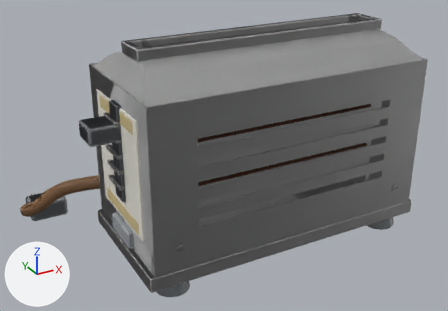
The Blender file art/blender/household_toasters.blend: old version first, new version second.
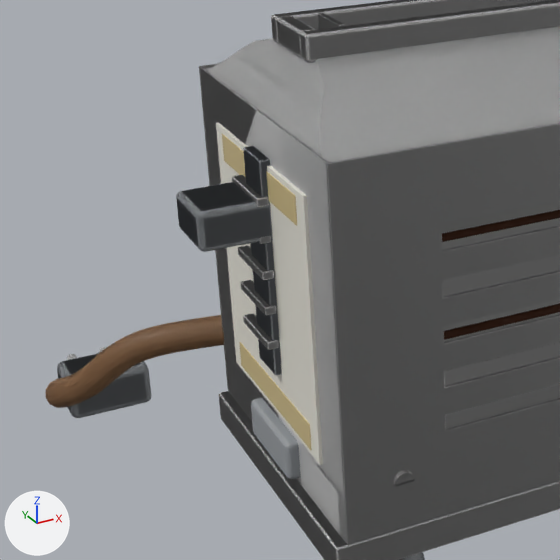
Old and new are each drawn whole from a camera (50 mm lens) standing at (-0.264, -0.419, 0.289) and looking at (-0.017, 0.03, 0.065) and again close up on the part from 0% to 56% of the width and 11% to 91% of the height. The lights are fixed; the arrows at lower left show +X, +Y and +Z. The first two pictures are the older version.

In view in the first close-up: 'ToasterEnd__Body_ON_nickel', 'ToasterEnd__OrisonRetrofitCrumbTray_ON_bakelite', 'ToasterForm__Body_ON_bakelite', 'ToasterForm__Body_ON_braid', 'ToasterForm__Body_ON_formpaper', 'ToasterForm__Body_ON_mica', 'ToasterForm__Body_ON_nickel', 'ToasterForm__Body_ON_tape', 'ToasterForm__OrisonRetrofitCrumbTray_ON_grease', 'ToasterForm__ResistanceWire_ON_coil'.
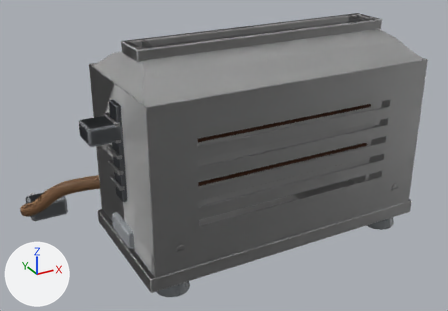
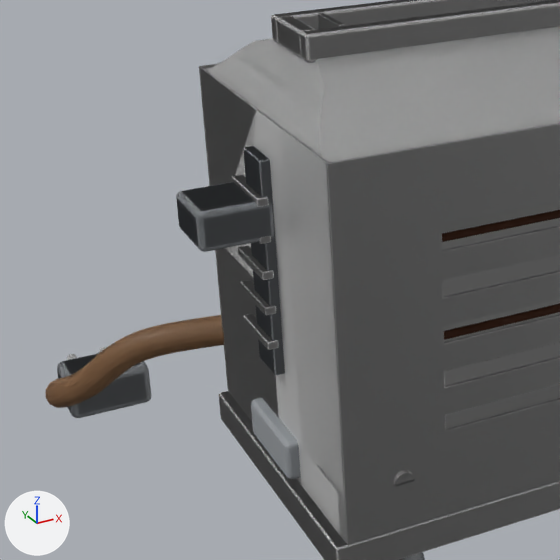
Where the change shows, as pixel boxes (x1, y1, x2, y2) in the close-ups (560 x 560 px; the box of a moved part takes in the faces that stretch with it):
'ToasterForm__Body_ON_formpaper', reshaped (not visible afterwards): before (216, 123, 323, 465)
'ToasterForm__Body_ON_tape', reshaped (not visible afterwards): before (222, 134, 312, 450)
part 2 of me_toasterform__body_on_tape, moved or reshaped (not visible afterwards): before (239, 342, 312, 450)
part 3 of me_toasterform__body_on_tape, moved or reshaped (not visible afterwards): before (222, 134, 297, 226)

What the commit changed:
me_toasterform__body_on_formpaper is used by ob_toasterform__body_on_formpaper; location (0.0, 0.0, 0.0).
me_toasterform__body_on_formpaper had 96 vertices, 188 faces and spanned x -0.1256..-0.1244, y -0.042..0.042, z 0.045..0.14.
me_toasterform__body_on_formpaper now has 96 vertices, 188 faces and spans x 0.1244..0.1256, y 0.016..0.054, z 0.035..0.13.
me_toasterform__body_on_formpaper part 1: the whole mesh is rebuilt.
Other edits to the shape of me_toasterform__body_on_formpaper do not show in these pictures.
me_toasterform__body_on_tape is used by ob_toasterform__body_on_tape; location (0.0, 0.0, 0.0).
me_toasterform__body_on_tape had 192 vertices, 376 faces and spanned x -0.1259..-0.1255, y -0.035..0.035, z 0.047..0.138.
me_toasterform__body_on_tape now has 192 vertices, 376 faces and spans x 0.1255..0.1259, y 0.019..0.051, z 0.037..0.128.
me_toasterform__body_on_tape part 2: the loose piece of 96 vertices spanning x -0.1259..-0.1255, y -0.035..0.035, z 0.047..0.057 is scaled about its middle by (1, 0.456, 0.798), then moved by (0.2514, 0.035, -0.011).
me_toasterform__body_on_tape part 3: the loose piece of 96 vertices spanning x -0.1259..-0.1255, y -0.035..0.035, z 0.128..0.138 is scaled about its middle by (1, 0.456, 0.798), then moved by (0.2514, 0.035, -0.009).
